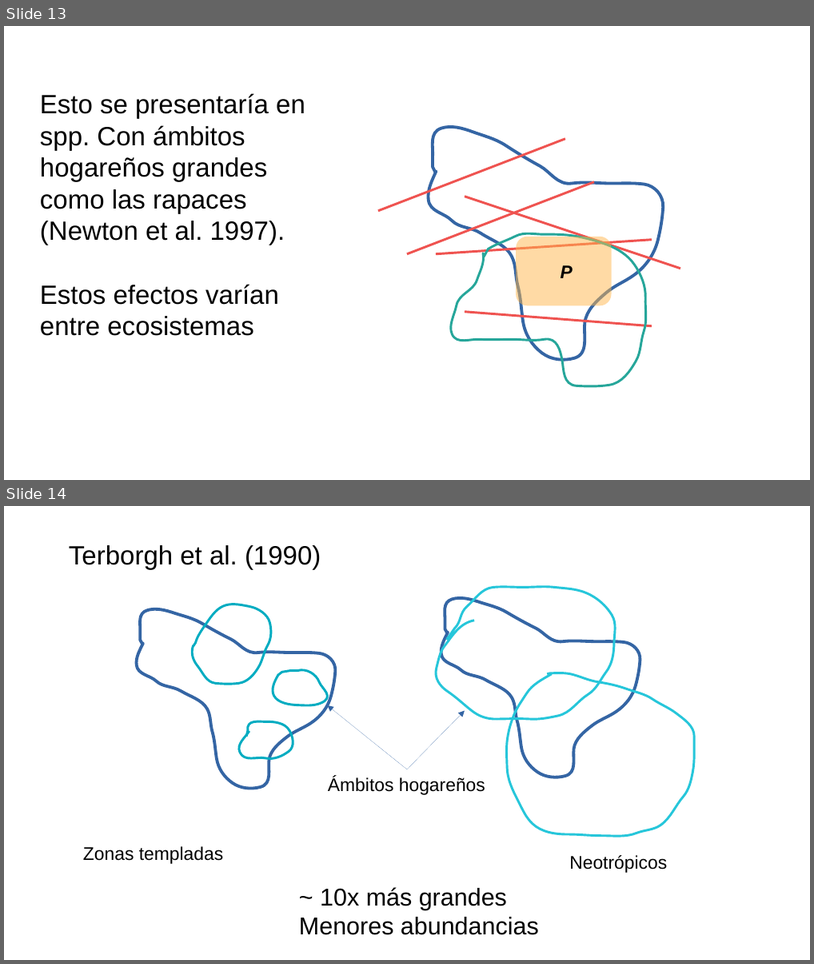
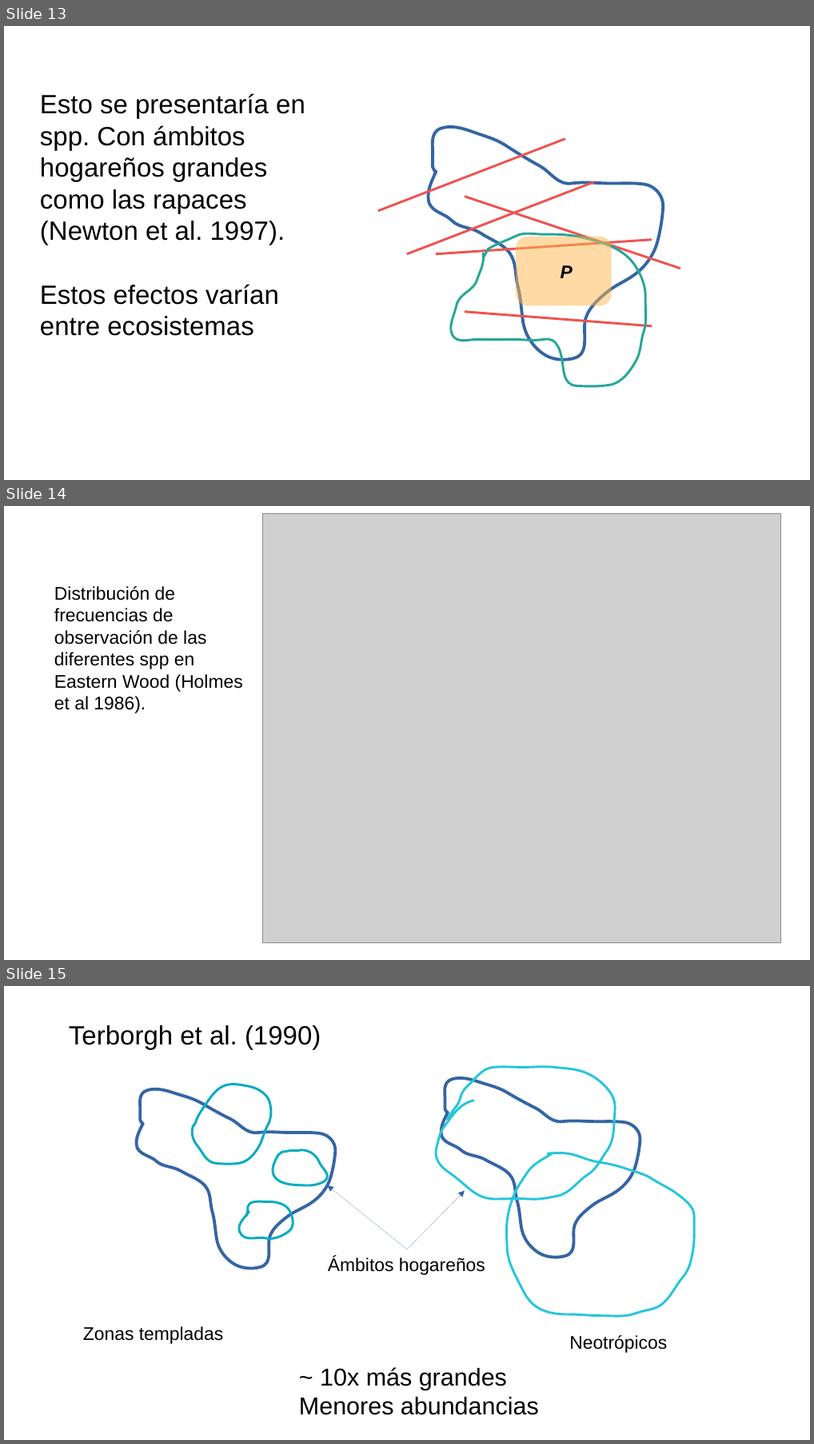
Before and after one commit to gerardommc/Biogeo-Macroecologia, a slide deck: Riqueza-escalas.odp. Shown one above the other, each under a label of ours: slides 13 and 14 before the commit, slides 13, 14 and 15 after it. The pictures are 814x964 and 814x1444 pixels, drawn with LibreOffice and Linux fonts; fonts in the diff are those of the drawing; grey boxes stand for pictures. Boxes give left, top, right and bottom in pixels: in the first picture for what was removed or moved away, otherwise in the second. Text is boxed around its words. In the diff, an @@ line names an element or a change of style, - is before the commit and + after.

```diff
--- a/Riqueza-escalas.odp
+++ b/Riqueza-escalas.odp
@@ slide 14 added at <box>4,506,810,960</box>, background #FFFFFF @@
@@ picture added at <box>263,513,782,943</box> @@
@@ text added at <box>54,586,243,713</box>, 18 pt, text #000000 @@
+Distribución de frecuencias de observación de las diferentes spp en Eastern Wood (Holmes et al 1986).
@@ what was slide 14 is now slide 15 @@
```
Also in this commit, not shown: 4 slides changed, 1 other slide added, 3 other files.
